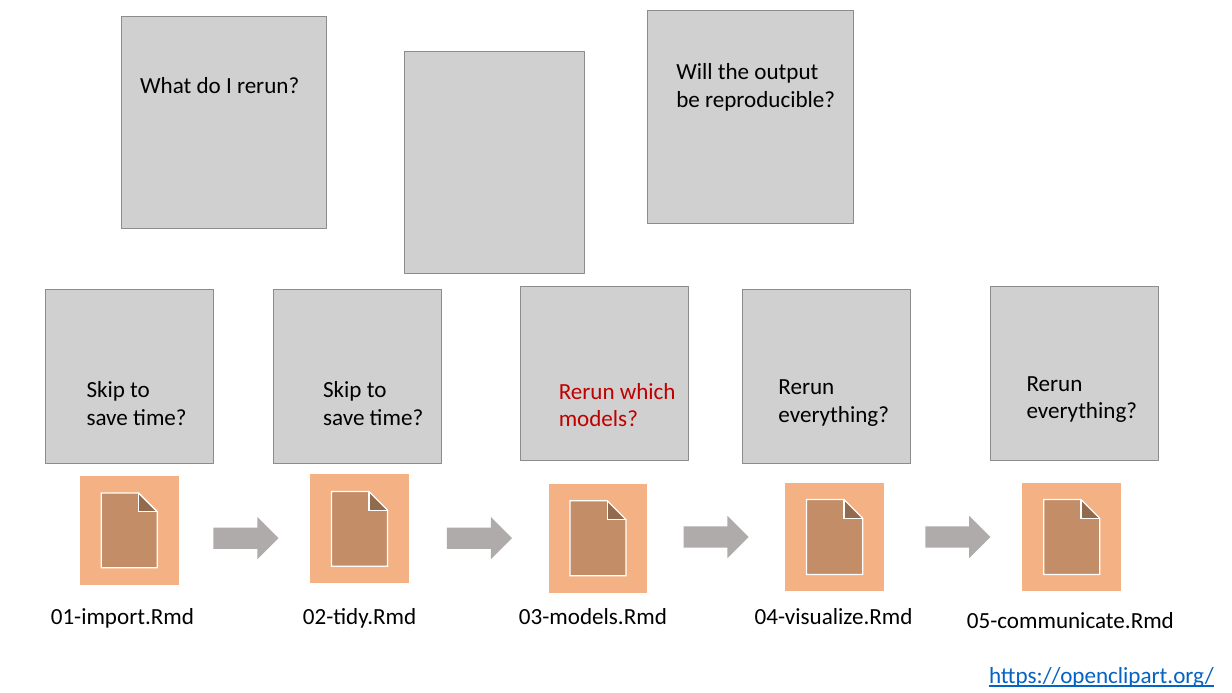
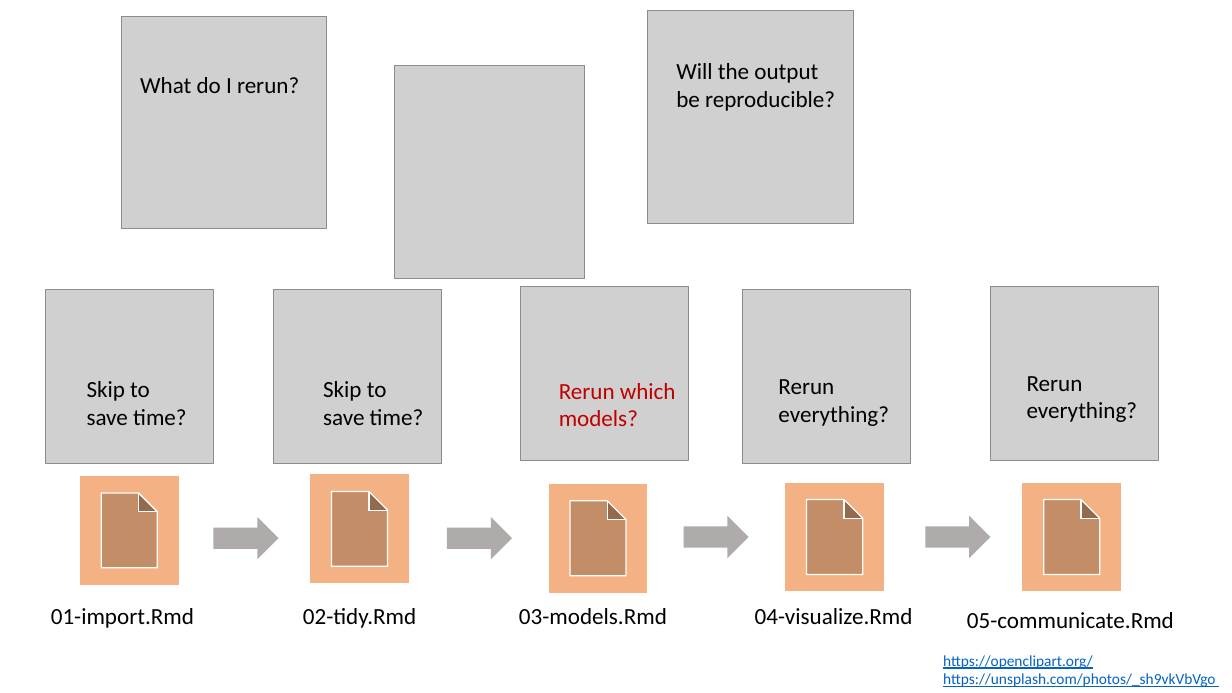
Before and after one commit to wlandau/rmedicine2021-slides, a slide deck: slide 2 of images/figures.pptx. Drawn at 1232x693 pixels with LibreOffice and Linux fonts; fonts in the diff are those of the drawing; grey boxes stand for pictures. Boxes give left, top, right and bottom in pixels: in the first picture for what was removed or moved away, otherwise in the second. Text is boxed around its words. In the diff, an @@ line names an element or a change of style, - is before the commit and + after.

```diff
--- a/images/figures.pptx
+++ b/images/figures.pptx
@@ picture: place and size @@
-picture at (404,52,584,274)
+picture at (395,66,584,278)
@@ text "https://openclipart.org/": place and size @@
-text "https://openclipart.org/" at (989,667,1214,687)
+text "https://openclipart.org/" at (943,655,1215,687)
@@ text at (943,655,1093,669): size 18 to 12 pt in "https://openclipart.org/" @@
@@ text at (943,673,1215,687): paragraph added @@
+https://unsplash.com/photos/_sh9vkVbVgo
```
Also in this commit, not shown: 1 other slide changed, 4 other files.
